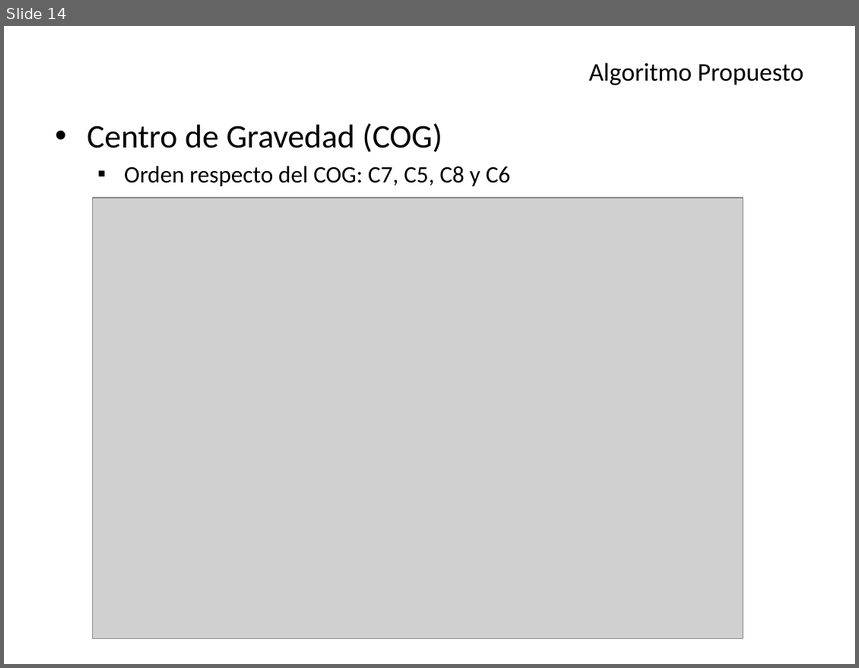
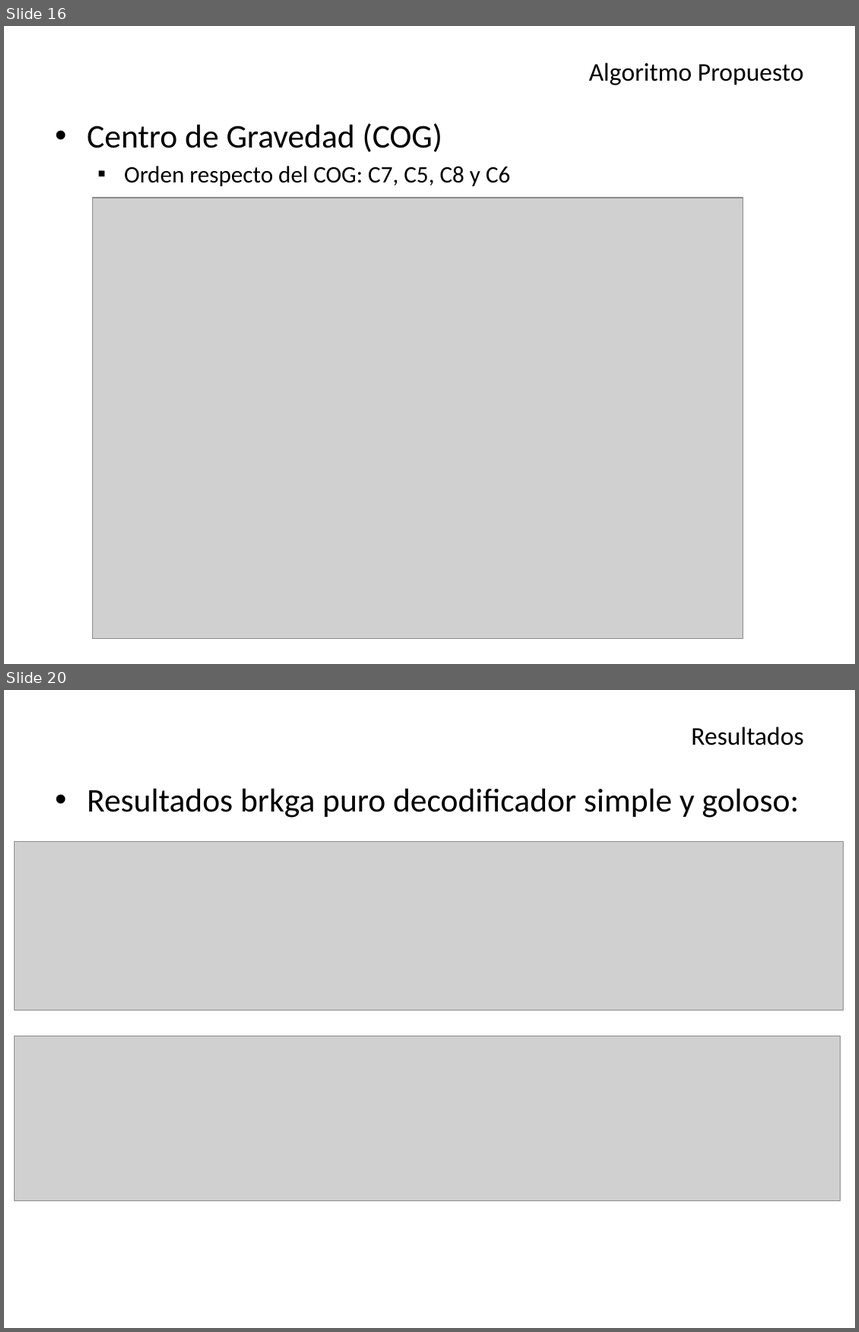
Before and after one commit to Aleitox/TopBrkga, a slide deck: TesisPaper/Defensa/Biased Random Key Genetic Algorithm.pptx. Shown one above the other, each under a label of ours: slide 14 before the commit, slides 16 and 20 after it; the slides between them are not shown. The pictures are 859x668 and 859x1332 pixels, drawn with LibreOffice and Linux fonts; fonts in the diff are those of the drawing; grey boxes stand for pictures. Boxes give left, top, right and bottom in pixels: in the first picture for what was removed or moved away, otherwise in the second. Text is boxed around its words. In the diff, an @@ line names an element or a change of style, - is before the commit and + after.

```diff
--- a/TesisPaper/Defensa/Biased Random Key Genetic Algorithm.pptx
+++ b/TesisPaper/Defensa/Biased Random Key Genetic Algorithm.pptx
@@ slide 20 added at (4,690,855,1328), background #FFFFFF @@
@@ title added at (691,726,804,745), 21.6 pt, text #000000 @@
+Resultados
@@ text added at (87,788,800,818), 28 pt, text #000000 @@
+• Resultados brkga puro decodificador simple y goloso:
@@ picture added at (14,841,843,1010) @@
@@ picture added at (14,1036,841,1201) @@
@@ what was slide 14 is now slide 16 @@
```
Also in this commit, not shown: 7 slides changed, 4 other slides added, 19 other files.
